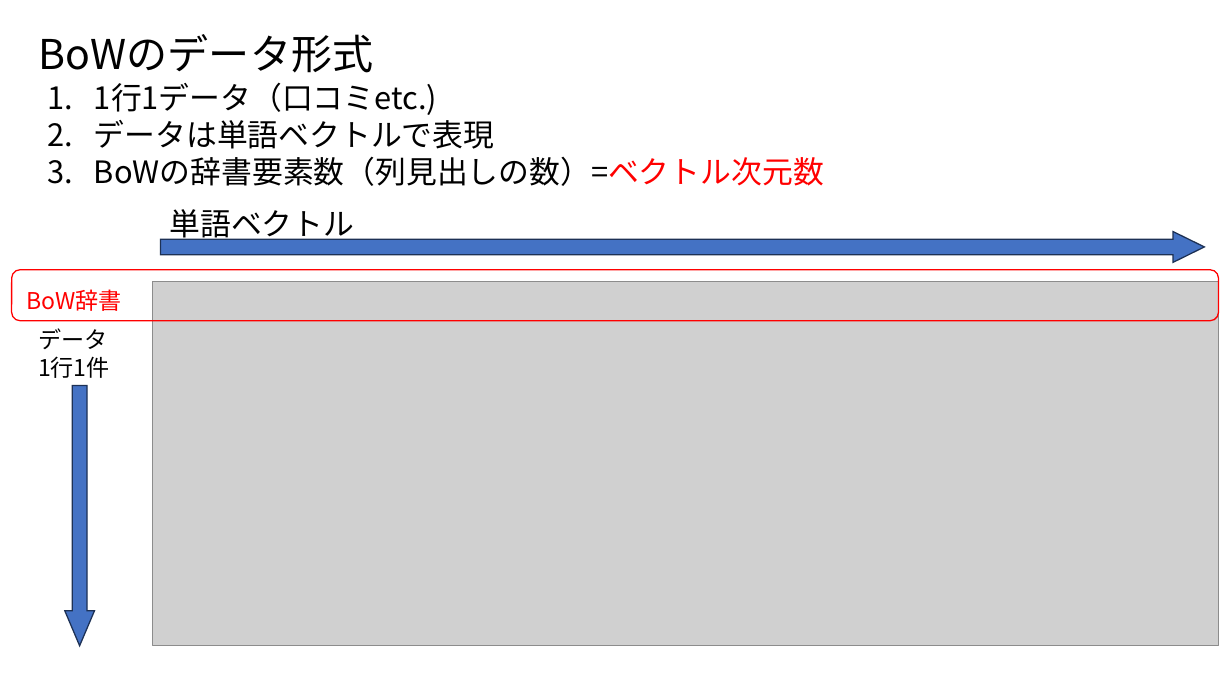
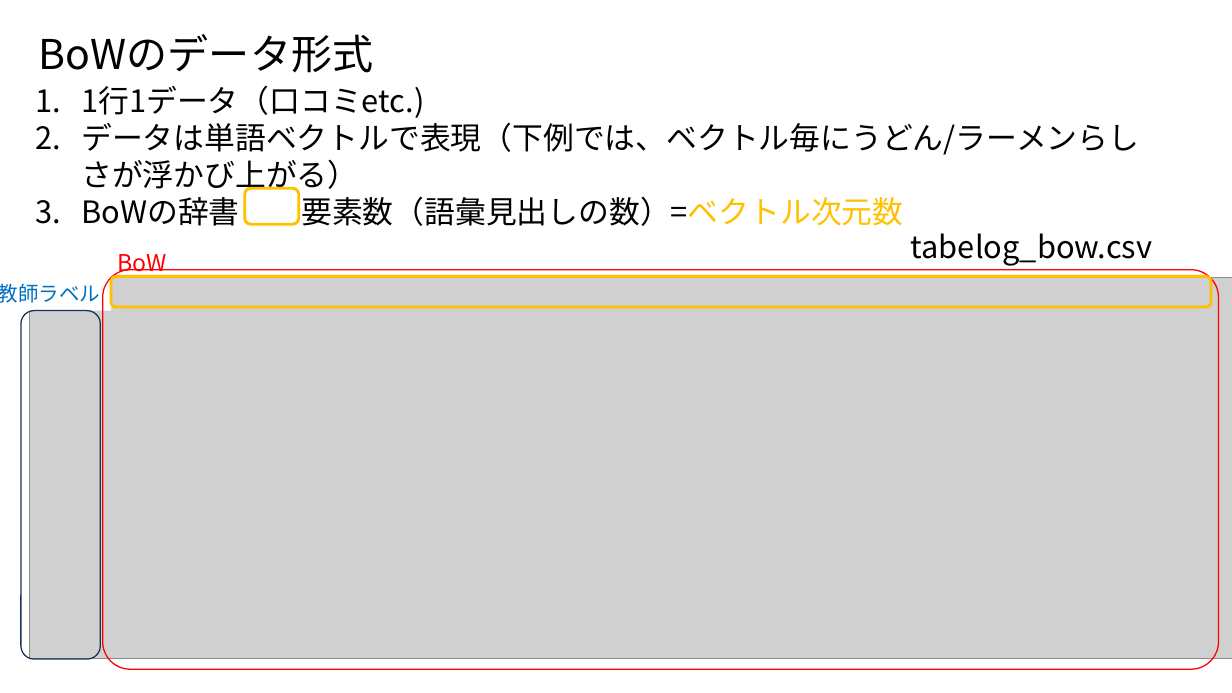
Before and after one commit to ueharaLab/NLP3_BoW, a slide deck: slide 5 of textmining3 BOW.pptx (slide 6 before the commit). Drawn at 1232x693 pixels with LibreOffice and Linux fonts; fonts in the diff are those of the drawing; grey boxes stand for pictures. Boxes give left, top, right and bottom in pixels: in the first picture for what was removed or moved away, otherwise in the second. Text is boxed around its words. In the diff, an @@ line names an element or a change of style, - is before the commit and + after.

```diff
--- a/textmining3 BOW.pptx
+++ b/textmining3 BOW.pptx
@@ text "1行1データ（口コミetc.)" moved from (x1=94, y1=82, x2=824, y2=186) to (x1=81, y1=85, x2=1139, y2=226) @@
@@ text at (x1=81, y1=122, x2=1139, y2=226): text changed @@
-2. データは単語ベクトルで表現
-3. BoWの辞書要素数（列見出しの数）=ベクトル次元数
+2. データは単語ベクトルで表現（下例では、ベクトル毎にうどん/ラーメンらしさが浮かび上がる）
+3. BoWの辞書 要素数（語彙見出しの数）=ベクトル次元数
@@ text removed at (x1=169, y1=209, x2=354, y2=244) @@
-単語ベクトル
@@ rounded rectangle added at (x1=245, y1=189, x2=299, y2=225), outline #FFC000 2.25 pt @@
@@ right arrow removed at (x1=161, y1=232, x2=1205, y2=262) @@
@@ text added at (x1=911, y1=233, x2=1153, y2=266), 24 pt, text #000000 @@
+tabelog_bow.csv
@@ text at (x1=118, y1=254, x2=167, y2=276): text changed @@
-BoW辞書
+BoW
@@ rectangle added at (x1=0, y1=276, x2=111, y2=311), fill #FFFFFF, 16 pt, text #0070C0 @@
+教師ラベル
@@ picture resized from (x1=152, y1=282, x2=1219, y2=646) to (x1=30, y1=278, x2=1232, y2=659) @@
@@ rounded rectangle resized from (x1=12, y1=270, x2=1219, y2=321) to (x1=103, y1=270, x2=1219, y2=669) @@
@@ rounded rectangle at (x1=103, y1=270, x2=1219, y2=669): proportions changed @@
@@ rounded rectangle added at (x1=111, y1=276, x2=1212, y2=307), outline #FFC000 2.25 pt @@
@@ rounded rectangle added at (x1=21, y1=311, x2=101, y2=659), outline #1E3256 1 pt @@
@@ text removed at (x1=38, y1=328, x2=110, y2=378) @@
-データ
-1行1件
@@ down arrow removed at (x1=65, y1=385, x2=94, y2=646) @@
```
Also in this commit, not shown: 2 other files.
